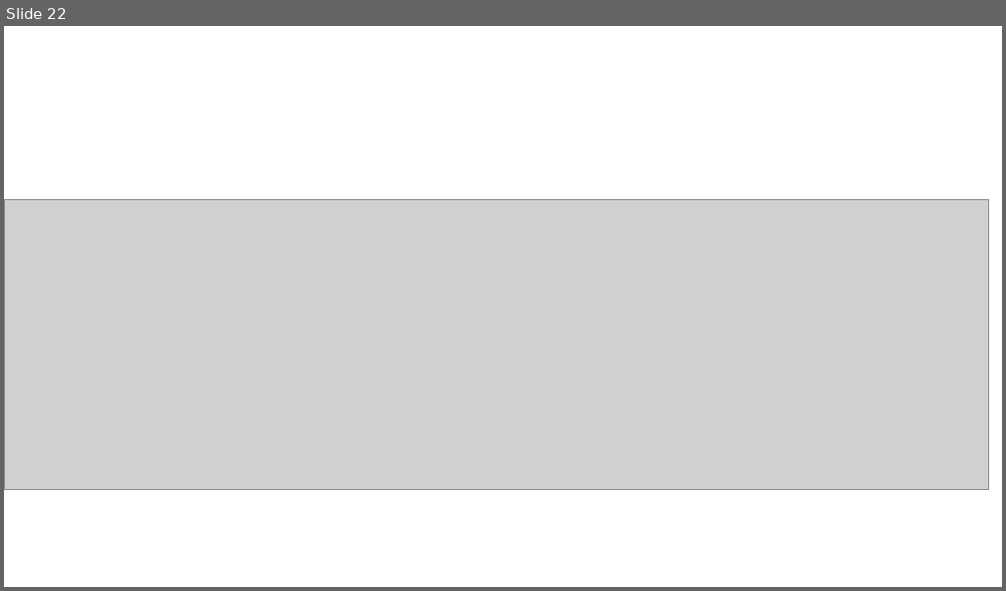
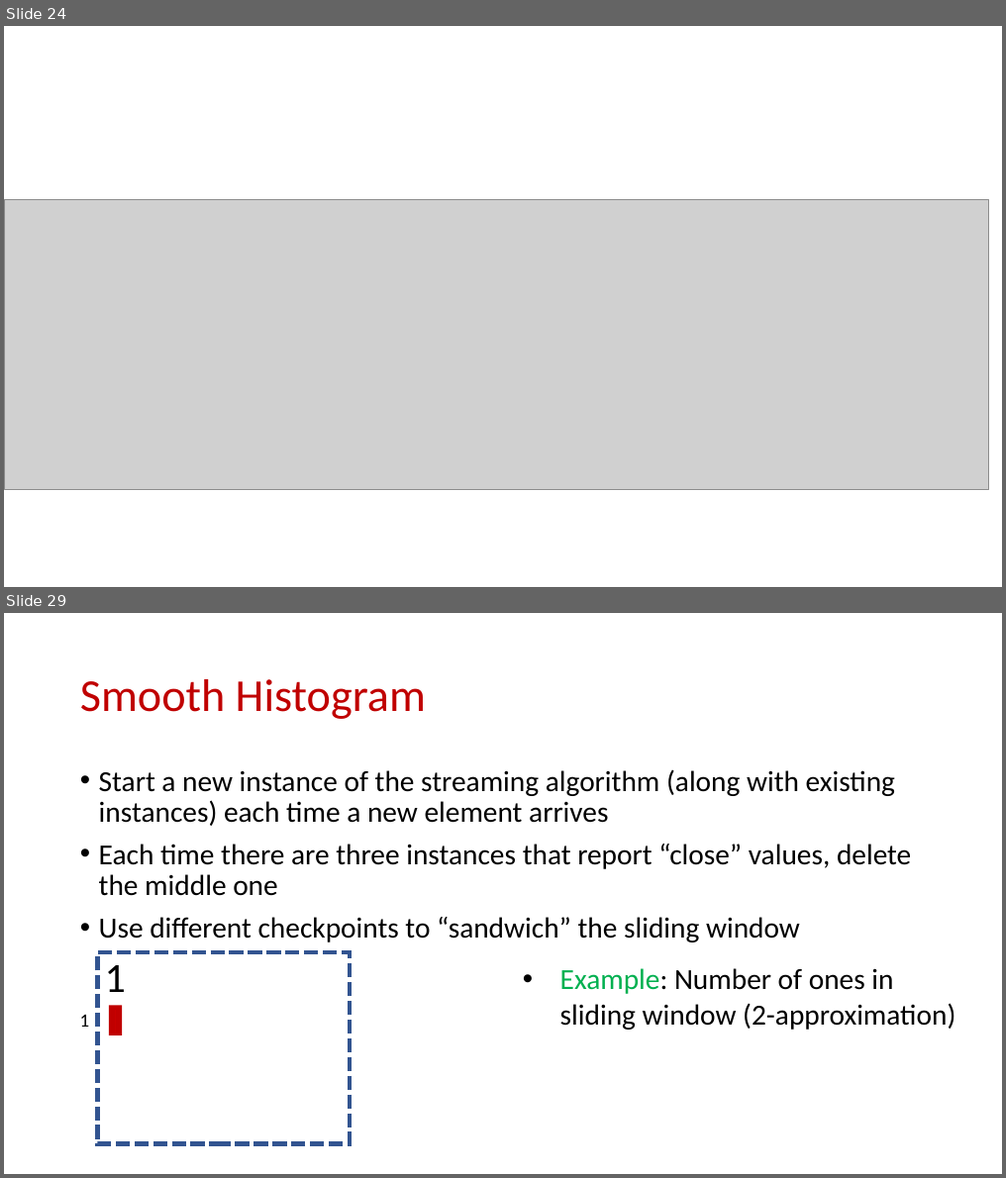
Before and after one commit to samsonzhou/samsonzhou.github.io, a slide deck: other-talks/Near-Optimal k-Clustering in the Sliding Window Model.pptx. Shown one above the other, each under a label of ours: slide 22 before the commit, slides 24 and 29 after it; the slides between them are not shown. The pictures are 1006x591 and 1006x1178 pixels, drawn with LibreOffice and Linux fonts; fonts in the diff are those of the drawing; grey boxes stand for pictures. Boxes give left, top, right and bottom in pixels: in the first picture for what was removed or moved away, otherwise in the second. Text is boxed around its words. In the diff, an @@ line names an element or a change of style, - is before the commit and + after.

Commit message:
ppt

```diff
--- a/other-talks/Near-Optimal k-Clustering in the Sliding Window Model.pptx
+++ b/other-talks/Near-Optimal k-Clustering in the Sliding Window Model.pptx
@@ slide 29 added at [4, 613, 1002, 1174], background #FFFFFF @@
@@ title added at [80, 679, 426, 719], 44 pt, text #C00000 @@
+Smooth Histogram
@@ text added at [99, 769, 911, 943], 28 pt, text #000000 @@
+• Start a new instance of the streaming algorithm (along with existing instances) each time a new element arrives
+• Each time there are three instances that report “close” values, delete the middle one
+• Use different checkpoints to “sandwich” the sliding window
@@ rectangle added at [98, 953, 350, 1145], outline #325491 4.5 pt dashed @@
@@ text added at [105, 965, 126, 992], 40 pt, text #000000 @@
+1
@@ text added at [560, 968, 955, 1030], 28 pt, text #000000 @@
+• Example: Number of ones in sliding window (2-approximation)
@@ text added at [80, 1015, 90, 1027], 18 pt, text #000000 @@
+1
@@ rectangle added at [109, 1005, 122, 1035], fill #C00000 @@
@@ what was slide 22 is now slide 24 @@
```
Also in this commit, not shown: 21 other slides added, 1 other file.
